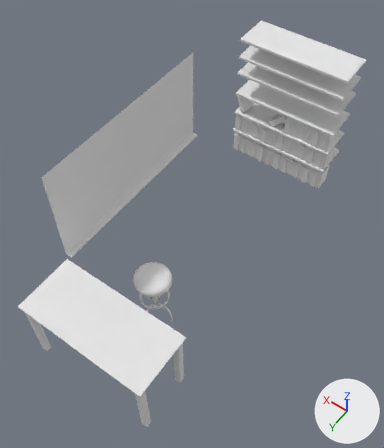
The Blender file Assets/models/house/floor02/secret_room_nw/secret_room_nw_furniture.blend, before and after one commit.
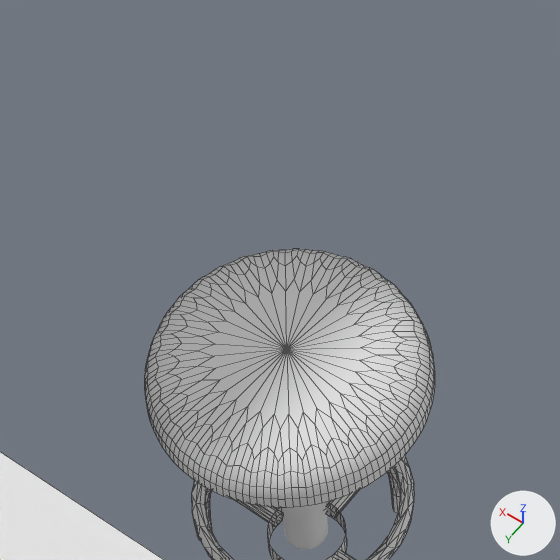
Each version appears first whole from a 50 mm lens placed at (-3.63, 5.57, 7.31), pointed at (0.01, 0.47, -0.7), and next in a close-up on the part from 30% to 49% of the width and 51% to 68% of the height. The lights are fixed; the arrows at lower right show +X, +Y and +Z. The close-ups show mesh edges as thin lines.

Script lines for the objects in view, before the commit:
```python
me_cube = bpy.data.meshes.new('Cube')
me_cube.from_pydata([(1.32, -0.59, -0.04), (-1.32, -0.59, -0.04), (1.32, 0.59, 0.04), (1.32, -0.59, 0.04), (-1.32, -0.59, 0.04), (-1.32, 0.59, 0.04)], [], [(2, 5, 4, 3), (0, 3, 4, 1)])
me_cube.materials.append(mat_material)  # white #e7e7e7
me_cylinder = bpy.data.meshes.new('Cylinder')
me_cylinder.from_pydata(...)  # 64 vertices, 33 faces; spans x -0.383..0.383, y -0.383..0.383, z -0.08..0.08
me_cylinder.polygons.foreach_set('use_smooth', [True] * 33)
me_mesh = bpy.data.meshes.new('Mesh')
me_mesh.from_pydata(...)  # 230 vertices, 386 faces; spans x -0.305..0.306, y -0.308..0.306, z -0.022..0.022
me_mesh.polygons.foreach_set('use_smooth', [True] * 386)
ob_ring = bpy.data.objects.new('ring', me_mesh)
ob_ring.parent = ob_stool
ob_ring.matrix_parent_inverse = Matrix(((1.0, 0.0, 0.0, 0.0), (0.0, 1.0, 0.0, 0.0), (0.0, 0.0, 1.0, 1.732), (0.0, 0.0, 0.0, 1.0)))
ob_ring.location = (0.0, 0.0, -1.617)
ob_seat = bpy.data.objects.new('seat', me_cylinder)
ob_seat.parent = ob_stool
ob_seat.matrix_parent_inverse = Matrix(((1.0, 0.0, 0.0, 0.0), (0.0, 1.0, 0.0, 0.0), (0.0, 0.0, 1.0, 1.732), (0.0, 0.0, 0.0, 1.0)))
ob_seat.location = (0.0, 0.0, -0.936)
_m = ob_seat.modifiers.new('Subsurf', 'SUBSURF')
ob_table_top = bpy.data.objects.new('table_top', me_cube)
ob_table_top.parent = ob_table
ob_table_top.matrix_parent_inverse = Matrix(((1.0, 0.0, 0.0, 0.0), (0.0, 1.0, 0.0, -3.083), (0.0, 0.0, 1.0, 0.661), (0.0, 0.0, 0.0, 1.0)))
ob_table_top.location = (0.0, 3.083, -0.622)
# also in view: 'legs.001' at (0.0, 1.73, -2.01); 'shaft' at (0.0, 1.73, -1.37)
```
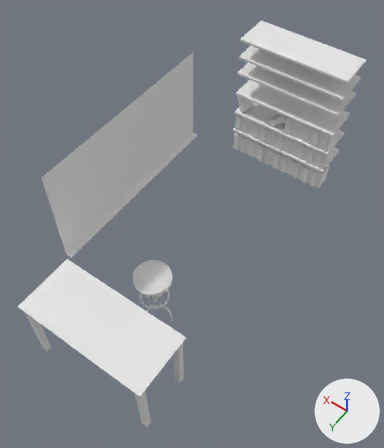
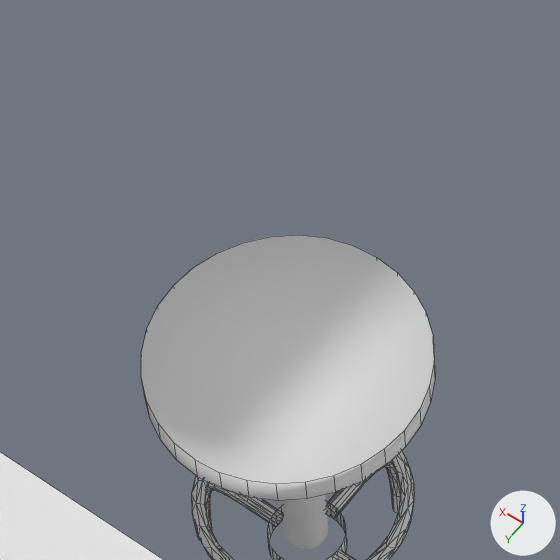
Pixel boxes [x1, y1, x2, y2] of what changed, in the close-ups (560 x 560 px):
'seat', rescaled, modifiers changed
    before: [145, 249, 435, 508]
    after: [141, 235, 435, 501]

What the commit changed:
Object 'seat' (ob_seat) loses its SUBSURF modifier named 'Subsurf'.
Object 'seat' (ob_seat) is rescaled from (1.0, 1.0, 1.0) to (1.0, 1.0, 0.519).
